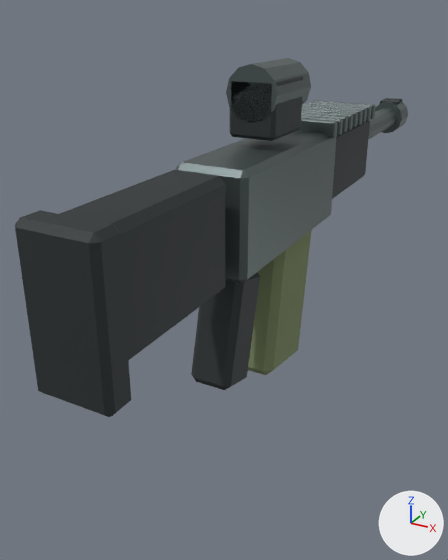
The glTF model examples/open_world_shooter/assets/rifle_viewmodel.glb as it was, and as the next commit left it.
Camera for both pictures: a 50 mm lens placed at (0.305, -0.559, 0.3), pointed at (-0.068, 0.119, -0.039). Every picture has the same lights, and +X, +Y and +Z are marked at lower right. The older version comes first. Vertices at exactly the same position are counted once.

Objects in the first picture: 'rifle_viewmodel'.
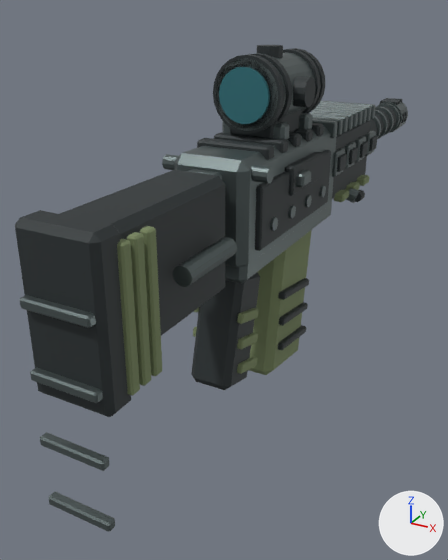
Where the change shows, as pixel boxes [x1, y1, x2, y2] in the pictures (448 x 560 px):
'rifle_viewmodel', reshaped (36% taller): before [15, 58, 408, 417]; after [15, 45, 408, 532]
part 1 of me_cube_349, added: after [270, 217, 278, 231]
part 2 of me_cube_349, added: after [288, 205, 296, 218]
part 3 of me_cube_349, added: after [304, 195, 312, 207]
part 4 of me_cube_349, added: after [319, 186, 326, 197]
part 5 of me_cube_349, added: after [332, 148, 345, 177]
part 6 of me_cube_349, added: after [344, 142, 356, 169]
part 7 of me_cube_349, added: after [355, 136, 366, 162]
part 8 of me_cube_349, added: after [365, 131, 376, 156]
part 9 of me_cube_349, added: after [173, 237, 237, 287]
part 10 of me_cube_349, added: after [296, 170, 311, 187]
part 11 of me_cube_349, added: after [162, 154, 274, 183]
part 12 of me_cube_349, added: after [215, 52, 315, 131]
part 13 of me_cube_349, added (mostly hidden): after [373, 116, 381, 139]
part 14 of me_cube_349, added: after [375, 110, 388, 139]
part 15 of me_cube_349, added: after [375, 107, 394, 136]
part 16 of me_cube_349, added: after [174, 45, 407, 374]
part 17 of me_cube_349, added: after [20, 226, 162, 532]

Edits to the bpy script that builds the scene:
```text
Change me_cube_349:
    remove me_cube_349.from_pydata(...)  # 552 vertices, 1012 faces; spans x -0.048..0.048, y -0.256..0.672, z -0.149..0.246
    add me_cube_349.from_pydata(...)  # 3040 vertices, 5620 faces; spans x -0.063..0.063, y -0.263..0.672, z -0.149..0.262
    me_cube_349 part 1: a new loose piece, a 12-sided cylinder along x spanning x 0.0488..0.0528, y 0.0048..0.0192, z 0.0848..0.0992, in mat_metal (dark grey #616c6c)
    me_cube_349 part 2: a new loose piece, a 12-sided cylinder along x spanning x 0.0488..0.0528, y 0.0528..0.0672, z 0.0848..0.0992, in mat_metal (dark grey #616c6c)
    me_cube_349 part 3: a new loose piece, a 12-sided cylinder along x spanning x 0.0488..0.0528, y 0.1008..0.1152, z 0.0848..0.0992, in mat_metal (dark grey #616c6c)
    me_cube_349 part 4: a new loose piece, a 12-sided cylinder along x spanning x 0.0488..0.0528, y 0.1488..0.1632, z 0.0848..0.0992, in mat_metal (dark grey #616c6c)
    me_cube_349 part 5: the loose piece of 24 vertices spanning x -0.04..0.04, y 0.192..0.384, z 0.056..0.152 is copied, and the copy is scaled about its middle by (0.105, 0.172, 0.343), then moved by (0.042, -0.056, 0.008), in mat_metal (dark grey #616c6c); it spans x 0.037..0.046, y 0.215..0.249, z 0.096..0.128
    me_cube_349 part 6: the loose piece of 24 vertices spanning x -0.04..0.04, y 0.192..0.384, z 0.056..0.152 is copied, and the copy is scaled about its middle by (0.105, 0.172, 0.343), then moved by (0.042, -0.008, 0.008), in mat_metal (dark grey #616c6c); it spans x 0.037..0.046, y 0.263..0.297, z 0.096..0.128
    me_cube_349 part 7: the loose piece of 24 vertices spanning x -0.04..0.04, y 0.192..0.384, z 0.056..0.152 is copied, and the copy is scaled about its middle by (0.105, 0.172, 0.343), then moved by (0.042, 0.04, 0.008), in mat_metal (dark grey #616c6c); it spans x 0.037..0.046, y 0.311..0.345, z 0.096..0.128
    me_cube_349 part 8: the loose piece of 24 vertices spanning x -0.04..0.04, y 0.192..0.384, z 0.056..0.152 is copied, and the copy is scaled about its middle by (0.105, 0.172, 0.343), then moved by (0.042, 0.088, 0.008), in mat_metal (dark grey #616c6c); it spans x 0.037..0.046, y 0.359..0.393, z 0.096..0.128
    me_cube_349 part 9: a new loose piece, a 12-sided cylinder along y spanning x 0.037..0.056, y -0.16..-0.08, z 0.086..0.106, in mat_metal (dark grey #616c6c)
    me_cube_349 part 10: the loose piece of 24 vertices spanning x -0.028..0.028, y 0.056..0.136, z 0.168..0.232 is copied, and the copy is scaled about its middle by (0.218, 0.297, 0.188), then moved by (0.056, -0.024, -0.072), in mat_metal (dark grey #616c6c); it spans x 0.049..0.063, y 0.059..0.085, z 0.121..0.135
    me_cube_349 part 11: a new loose piece, a 12-sided cylinder along x spanning x -0.06..0.06, y -0.028..-0.012, z 0.144..0.16, in mat_metal (dark grey #616c6c)
    me_cube_349 part 12: a new loose piece, a 24-sided cylinder along y spanning x -0.037..0.037, y 0.044..0.164, z 0.179..0.253, in mat_metal (dark grey #616c6c)
    me_cube_349 part 13: a new loose piece, a 20-sided cylinder along y spanning x -0.0264..0.0264, y 0.488..0.496, z 0.0856..0.1384, in mat_metal (dark grey #616c6c)
    me_cube_349 part 14: a new loose piece, a 20-sided cylinder along y spanning x -0.0264..0.0264, y 0.528..0.536, z 0.0856..0.1384, in mat_metal (dark grey #616c6c)
    me_cube_349 part 15: a new loose piece, a 20-sided cylinder along y spanning x -0.0264..0.0264, y 0.568..0.576, z 0.0856..0.1384, in mat_metal (dark grey #616c6c)
    me_cube_349 part 16: 1408 vertices added at x -0.063..0.063, y -0.054..0.658, z -0.115..0.262
    me_cube_349 part 17: 240 vertices added at x -0.045..0.045, y -0.263..-0.19, z -0.101..0.148
    other edits to the shape of me_cube_349 do not show in these pictures
```
